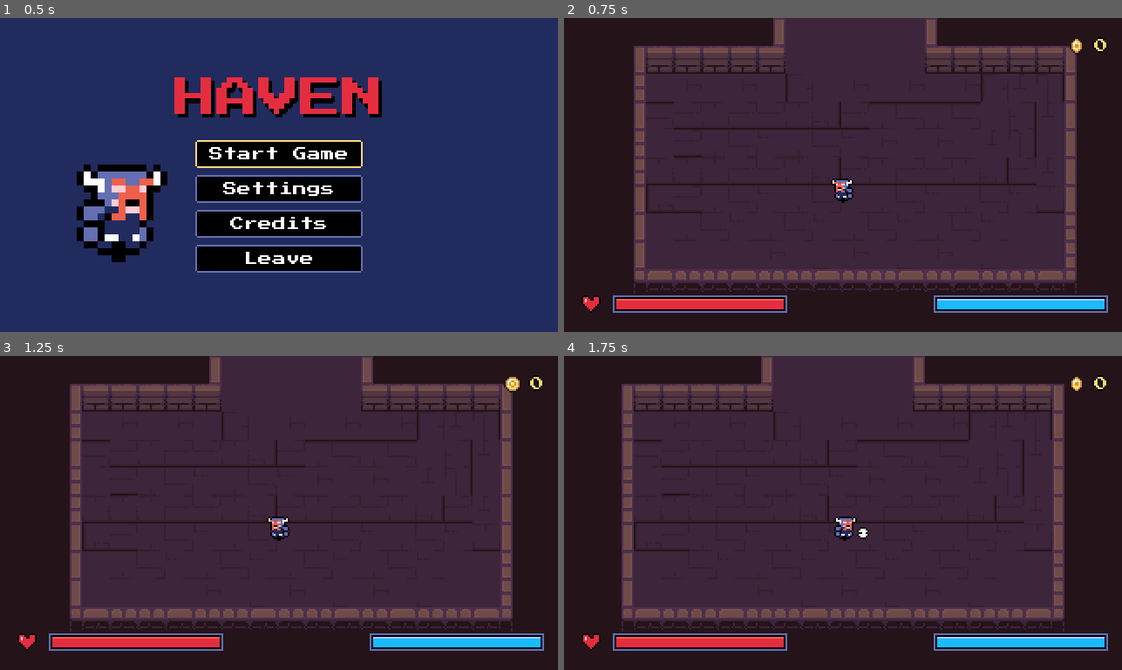
Above: before the commit, frames 1-4 (two rows, left to right).
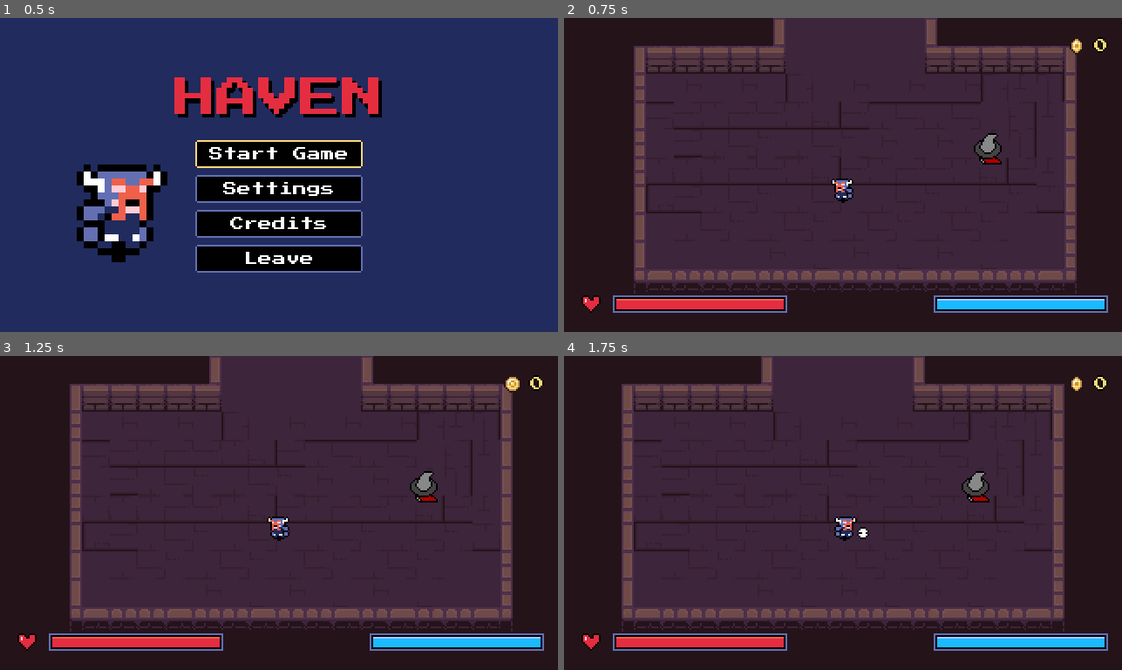
Above: after the commit, the same moments.

Repository: DaEpickid540/haven-2026
Game: Godot game, scene res://Scenes/main_menu.tscn
The game is run twice, just before and just after one commit, with the same random seed, the same clock (stepped at 60 frames per second) and the same inputs.
Inputs:
- Up to frame 1 (0.5 s): no input
- Up to frame 2 (0.75 s): click "Start Game" at 0.5 s
- Up to frame 3 (1.25 s): no input
- Up to frame 4 (1.75 s): hold Right (right) from 1.28 s (still down); tap J (attack) at 1.35 s

Frame 1 is identical in both runs. In frame 2, 0.4% of the frame differs, in the area x 73-79%, y 36-47%; in frame 3, 0.4%; in frame 4, 0.4%.

Commit message:
npc 1

Diff:
--- a/Scenes/dunegon_hub.tscn
+++ b/Scenes/dunegon_hub.tscn
@@ -4,6 +4,7 @@
 [ext_resource type="Script" uid="uid://dbny122ne7k8l" path="res://Scenes/dunegon_hub.gd" id="1_j46jl"]
 [ext_resource type="PackedScene" uid="uid://bwx5y3sqfe8k8" path="res://Scenes/player.tscn" id="2_mry4j"]
 [ext_resource type="PackedScene" uid="uid://d3wpnvgylt40e" path="res://Scenes/LeaveHubModal.tscn" id="4_leave"]
+[ext_resource type="PackedScene" uid="uid://q5pxe0da1c0p" path="res://Scenes/shopkeeper.tscn" id="5_37qhs"]
 
 [sub_resource type="TileSetAtlasSource" id="TileSetAtlasSource_mry4j"]
 texture = ExtResource("1_4hdsq")
@@ -147,7 +148,10 @@
 limit_bottom = 10000
 position_smoothing_enabled = true
 
-[node name="LeaveHubModal" parent="." instance=ExtResource("4_leave")]
+[node name="LeaveHubModal" parent="." unique_id=140661145 instance=ExtResource("4_leave")]
+
+[node name="Node2D" parent="." unique_id=1705568422 instance=ExtResource("5_37qhs")]
+position = Vector2(244, 80)
 
 [connection signal="begin_descent" from="." to="LeaveHubModal" method="open"]
 [connection signal="entered" from="LeaveHubModal" to="." method="_on_leave_hub_modal_entered"]
--- /dev/null
+++ b/Scenes/shopkeeper.tscn
@@ -0,0 +1,55 @@
+[gd_scene format=3 uid="uid://q5pxe0da1c0p"]
+
+[ext_resource type="Texture2D" uid="uid://b128kap2poclh" path="res://Assets/NPC/shopkeeper.png" id="1_eno6s"]
+
+[sub_resource type="AtlasTexture" id="AtlasTexture_1e8i3"]
+atlas = ExtResource("1_eno6s")
+region = Rect2(64, 0, 16, 32)
+
+[sub_resource type="AtlasTexture" id="AtlasTexture_7scxg"]
+atlas = ExtResource("1_eno6s")
+region = Rect2(80, 0, 16, 32)
+
+[sub_resource type="AtlasTexture" id="AtlasTexture_fdy00"]
+atlas = ExtResource("1_eno6s")
+region = Rect2(96, 0, 16, 32)
+
+[sub_resource type="AtlasTexture" id="AtlasTexture_rla2l"]
+atlas = ExtResource("1_eno6s")
+region = Rect2(112, 0, 16, 32)
+
+[sub_resource type="SpriteFrames" id="SpriteFrames_gyc6d"]
+animations = [{
+"frames": [{
+"duration": 1.0,
+"texture": SubResource("AtlasTexture_1e8i3")
+}, {
+"duration": 1.0,
+"texture": SubResource("AtlasTexture_7scxg")
+}, {
+"duration": 1.0,
+"texture": SubResource("AtlasTexture_fdy00")
+}, {
+"duration": 1.0,
+"texture": SubResource("AtlasTexture_rla2l")
+}],
+"loop": 1,
+"name": &"walking",
+"speed": 5.0
+}]
+
+[sub_resource type="CircleShape2D" id="CircleShape2D_g7b7a"]
+radius = 8.062258
+
+[node name="Node2D" type="Node2D" unique_id=1705568422]
+
+[node name="Shop Keeper" type="CharacterBody2D" parent="." unique_id=756524773]
+
+[node name="AnimatedSprite2D" type="AnimatedSprite2D" parent="Shop Keeper" unique_id=1512147843]
+sprite_frames = SubResource("SpriteFrames_gyc6d")
+animation = &"walking"
+frame_progress = 0.28345448
+
+[node name="CollisionShape2D" type="CollisionShape2D" parent="Shop Keeper" unique_id=36052858]
+position = Vector2(1, -5)
+shape = SubResource("CircleShape2D_g7b7a")
Not shown, added: Assets/NPC/shopkeeper.png.import
